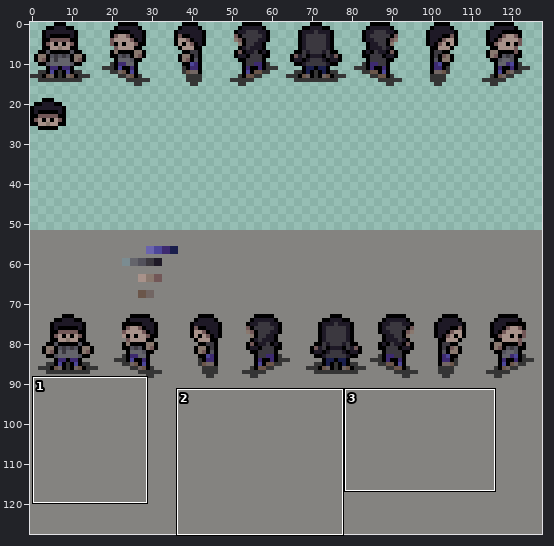
Two versions of one sprite sheet, res/hero.png. The first picture is a wide view before the edit; the outline marks the close-up.
Close-up. Before the commit:
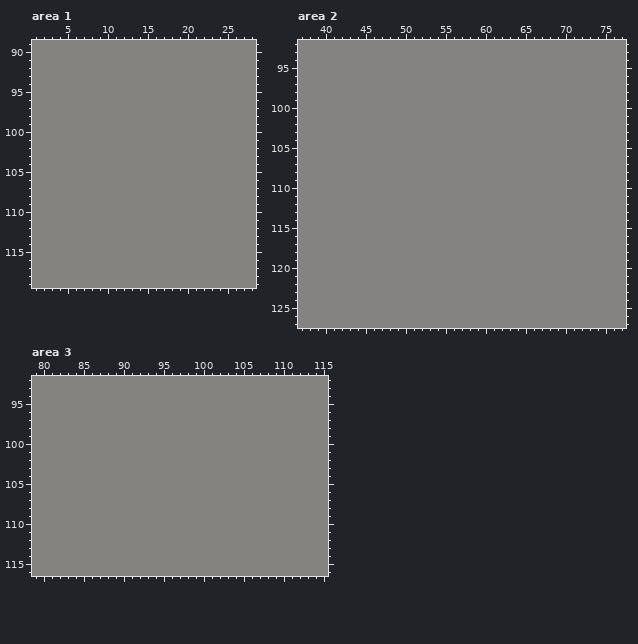
The file is 128x128 pixels. Shown: area 1: x 1..28, y 89..119; area 2: x 37..77, y 92..127; area 3: x 79..115, y 92..116.
The same view after the edit:
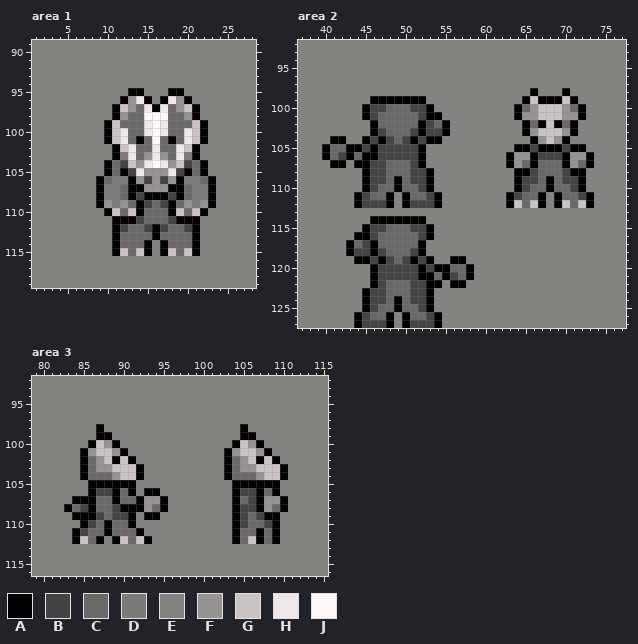
Palette (. is transparent): A #000000  B #454343  C #6b6868  D #7c7979  E #848380  F #969292  G #c9c3c3  H #eee7e7  J #fff8f8
What changed:
Changed rows in their new state; - is an unchanged pixel.
Area 1:
first column x 9:
 95 ----AA---AA----
 96 ---AFHA-AHFA---
 97 --AGFCHAHCFGA--
 98 --AFCCJJJCCFA--
 99 -AGCCCHJHCCCGA-
100 -AGHCCHJHCCHGA-
101 -AGHCACJCACHGA-
102 --AGHCCHCCHGA--
103 --ADHCFHFCHDA--
104 -ACBGFHJHFGBCA-
105 -ACABHFFFHBACA-
106 ACDDAFBFBFADDCA
107 ADDCAAFFFAACDDA
108 ADDCABAAABACDDA
109 AFDFCABCBACFDFA
110 -AGCGACCCAGCGA-
111 --AAABCCCBAAA--
112 --ABCCBABCCBA--
113 --ACCCCACCCCA--
114 --ACCCA-ACCCA--
115 --AGCGA-AGCGA--
Area 2:
first column x 40:
 98 --------------------------A---A---
 99 ------AAAAAAA------------AGAAAGA--
100 -----ABBCCCBBA----------ACFGGGFCA-
101 -----ABCCCCCBAA---------AFFGGGFFA-
102 ------ACCCCCABCA---------ACAGACA--
103 ------ABCCCBABBA---------AFGGGFA--
104 -AA--ABABCBABAA-----------AFGFA---
105 ACCAABABBBBBA-----------AABAAABAA-
106 ACBACAABBBBBA----------AFFABBBAFFA
107 -AA-AABBCCCBA----------AFCACCCAFCA
108 -----ABBCCCBBA----------AABCCCBAA-
109 -----ABBCACBBA----------ABBCACBBA-
110 -----ABCCACCBA----------ABCCACCBA-
111 ----ABCCA-ACCBA--------ABCCA-ACCBA
112 ----ABBBA-ABBBA--------AGCGA-AGCGA
114 ------AAAAAAA---------------------
115 -----ABBCCCBBA--------------------
116 ----AABCCCCCBA--------------------
117 ---ACBACCCCCA---------------------
118 ---ABBABCCCBA---------------------
119 ----AABABCBABA--AA----------------
120 ------ABBBBBABAACCA---------------
121 ------ABBBBBAACABCA---------------
122 ------ABCCCBBAA-AA----------------
123 -----ABBCCCBBA--------------------
124 -----ABBCACBBA--------------------
125 -----ABCCACCBA--------------------
126 ----ABCCA-ACCBA-------------------
127 ----ABBBA-ABBBA-------------------
Area 3:
first column x 83:
 98 ----A-----------------A-----
 99 ----AA----------------AA----
100 ---AGFA--------------AGFA---
101 --AFGGFA------------AFGGFA--
102 --ACFGAGA-----------ACFGAGA-
103 --ACFFGGGA----------ACFFGGGA
104 --ACCCFGGA----------ACCCFGGA
105 ---AAAAAA------------AAAAAA-
106 ---ABBACA-AA---------ABBACA-
107 -AAACCACCAFFA--------ACBAFFA
108 ACBACCBAAAFCA--------ABBAFCA
109 -AAABCBBA-AA---------ABCBAA-
110 --ABCACCA------------ABCCBA-
111 -ABCCACCCA-----------ACCACA-
112 -AGCA-AGCGA----------ACGACA-
Changed places in both close-ups, as pixel boxes (x1, y1, x2, y2):
changed: (96, 88, 216, 256)
changed: (506, 88, 594, 208)
changed: (322, 96, 474, 328)
changed: (64, 424, 168, 544)
changed: (224, 424, 288, 544)
